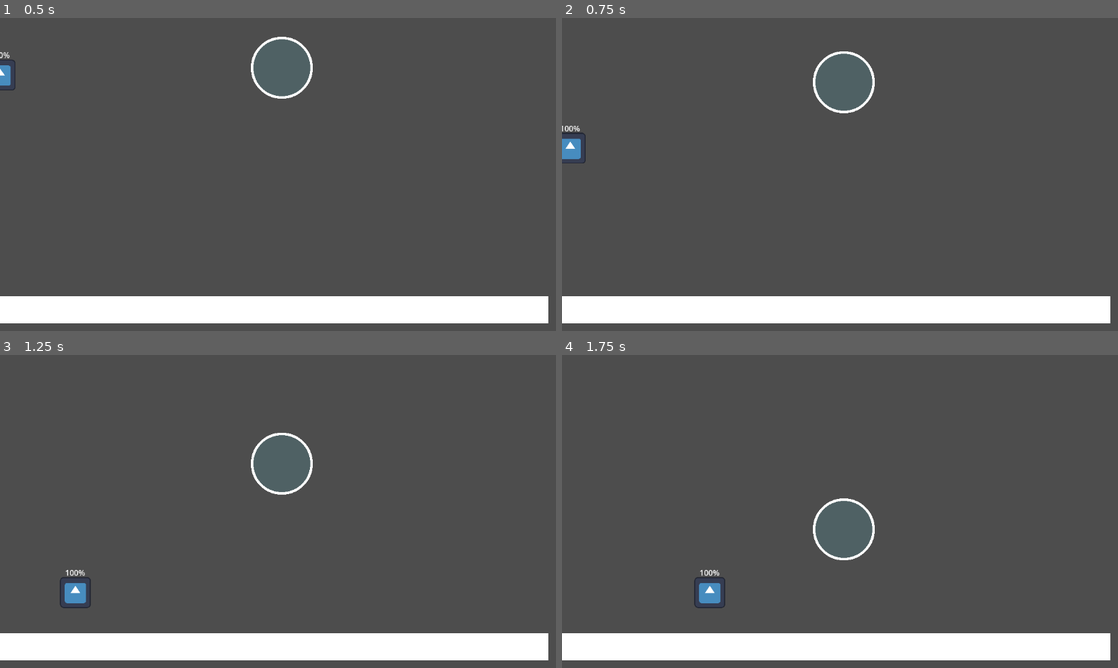
Above: before the commit, frames 1-4 (two rows, left to right).
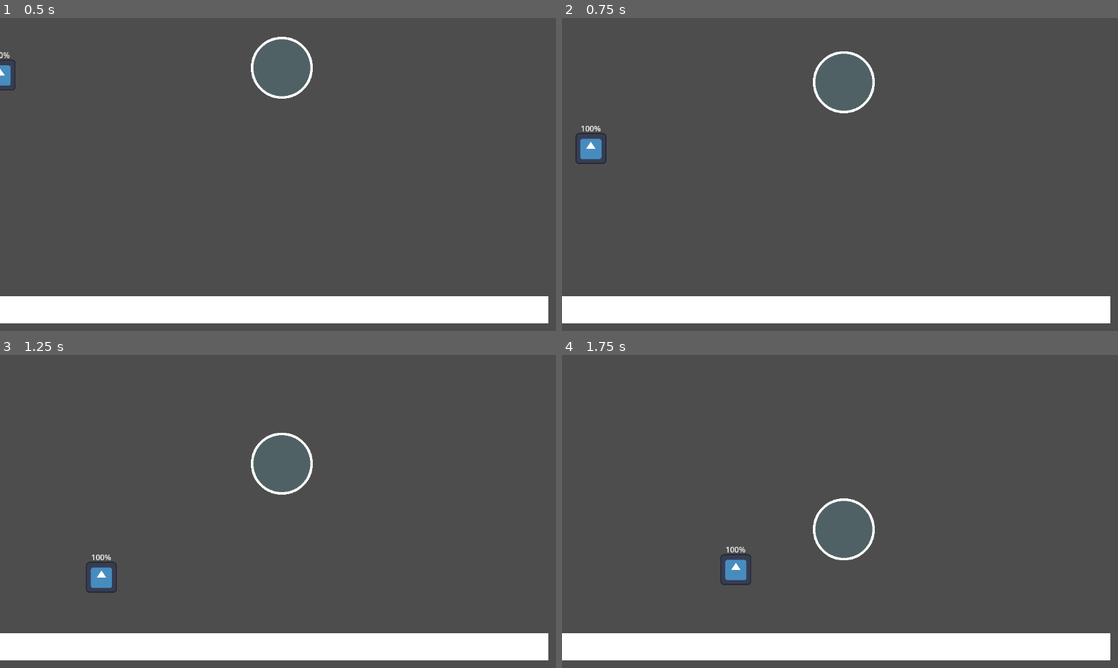
Above: after the commit, the same moments.

Repository: ron0studios/Global-Game-Jam-2025
Game: Godot game, scene res://objects/sandbox.tscn
Same seed, same stepped clock (60 frames per second), same inputs: the game is played once before the commit and once after it. The engine's default icon, where the game draws it, is replaced by a stand-in: a white triangle on a blue panel in a dark square.
Inputs (mouse positions are in pixels of both pictures, inside the frame that each line leads up to):
- Up to frame 1 (0.5 s): no input
- Up to frame 2 (0.75 s): move the mouse to (962, 158) at 0.52 s; hold Right (ui_right) from 0.53 s (still down); tap W (jump) at 0.6 s
- Up to frame 3 (1.25 s): keep holding Right (ui_right); tap W (jump) at 0.77, 1.07 s
- Up to frame 4 (1.75 s): keep holding Right (ui_right); move the mouse to (728, 527) at 1.27 s; tap Space (blow) at 1.35 s; tap W (jump) at 1.52, 1.55 s

Frame 1 is identical in both runs. In frame 2, 0.6% of the frame differs, in the area x 0-8%, y 34-47%; in frame 3, 0.7%, in the area x 10-21%, y 63-81%; in frame 4, 0.7%.

Commit message:
tweaked player speed values
faster acceleration, and controlled jumping

Diff:
--- a/player.gd
+++ b/player.gd
@@ -3,11 +3,14 @@
 @onready var blow_hbox = $BlowArea/CollisionShape2D
 
 const MAX_SPEED = 300.0
-const GROUND_ACCEL = 1500.0
-const GROUND_DECEL = 2000.0
-const AIR_ACCEL = 800.0
-const AIR_DECEL = 400.0
-const JUMP_VELOCITY = -400.0
+const GROUND_ACCEL = 1500000.0
+const GROUND_DECEL = 2000000.0
+const AIR_ACCEL = GROUND_ACCEL*0.7
+const AIR_DECEL = GROUND_ACCEL*0.7
+const JUMP_VELOCITY = -600.0
+const FALL_MULTIPLIER = 1.5 # how much faster to fall when jump key released
+var fall_factor = 1
+
 
 var breath = 100
 var blowing = false: #enables blowing hitbox when true
@@ -21,15 +24,22 @@
 func _physics_process(delta: float) -> void:
 	var accel = GROUND_ACCEL
 	var decel = GROUND_DECEL
+
 	# Add the gravity.
 	if not is_on_floor():
 		accel = AIR_ACCEL
 		decel = AIR_DECEL
-		velocity += get_gravity() * delta
+		velocity += get_gravity() * delta * fall_factor
+	else:
+		fall_factor = 1
 
 	# Handle jump.
 	if Input.is_action_just_pressed("jump") and is_on_floor():
 		velocity.y = JUMP_VELOCITY
+
+	if Input.is_action_just_released("jump") and not is_on_floor():
+		fall_factor = FALL_MULTIPLIER
+
 
 	# Get the input direction and handle the movement/deceleration.
 	# As good practice, you should replace UI actions with custom gameplay actions.
